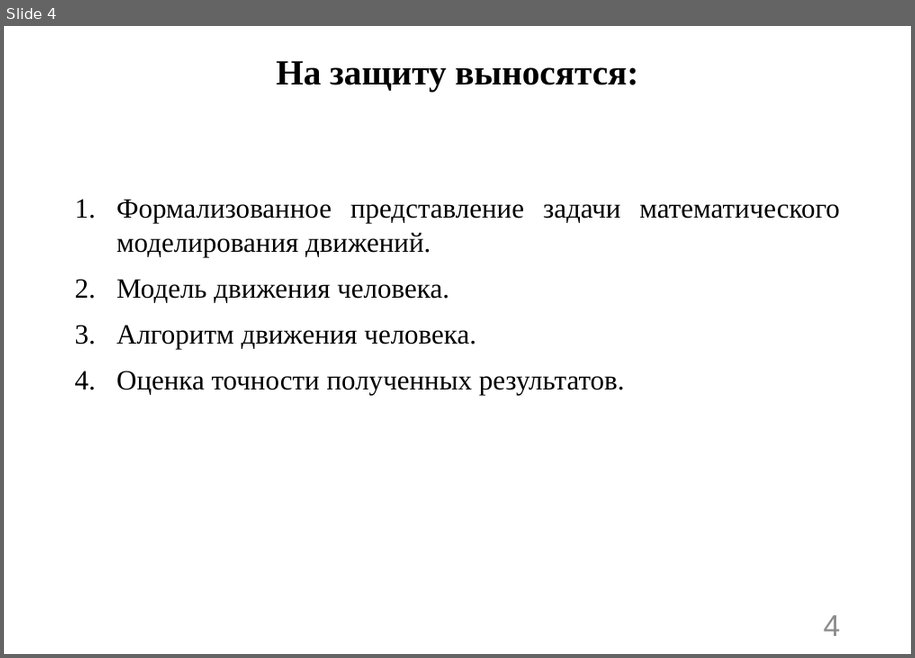
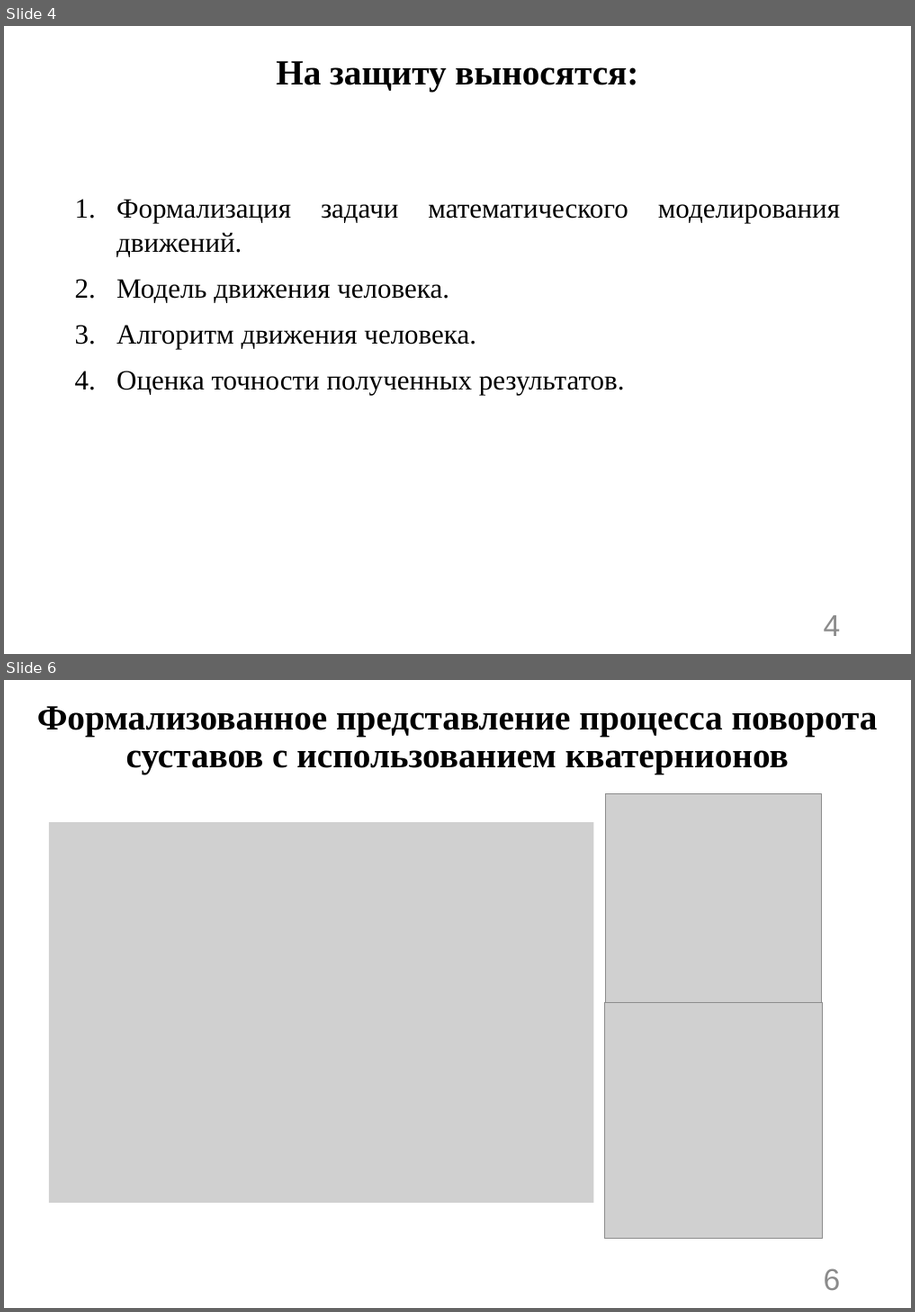
Before and after one commit to n7arti/MIET.Magistratura, a slide deck: Диссертация/Смотр 2 курс 2 семестр/Артамонова_презентация.pptx. Shown one above the other, each under a label of ours: slide 4 before the commit, slides 4 and 6 after it; the slides between them are not shown. The pictures are 915x658 and 915x1312 pixels, drawn with LibreOffice and Linux fonts; fonts in the diff are those of the drawing; grey boxes stand for pictures. Boxes give left, top, right and bottom in pixels: in the first picture for what was removed or moved away, otherwise in the second. Text is boxed around its words. In the diff, an @@ line names an element or a change of style, - is before the commit and + after.

```diff
--- a/Диссертация/Смотр 2 курс 2 семестр/Артамонова_презентация.pptx
+++ b/Диссертация/Смотр 2 курс 2 семестр/Артамонова_презентация.pptx
@@ slide 6 added at (x1=4, y1=680, x2=911, y2=1308), background #FFFFFF @@
@@ title added at (x1=37, y1=706, x2=878, y2=774), 30.3 pt, text #000000, bold @@
+Формализованное представление процесса поворота суставов с использованием кватернионов
@@ picture added at (x1=606, y1=794, x2=821, y2=1029) @@
@@ picture added at (x1=49, y1=822, x2=594, y2=1203) @@
@@ picture added at (x1=604, y1=1003, x2=823, y2=1239) @@
@@ page number added at (x1=824, y1=1269, x2=841, y2=1290), 26 pt, text #8C8C8C @@
+6
@@ slide 4 changed as well @@
@@ text at (x1=116, y1=199, x2=840, y2=223): text changed @@
-1. Формализованное представление задачи математического моделирования движений.
+1. Формализация задачи математического моделирования движений.
```
Also in this commit, not shown: 6 other slides changed, 7 other slides added, 7 other files.
